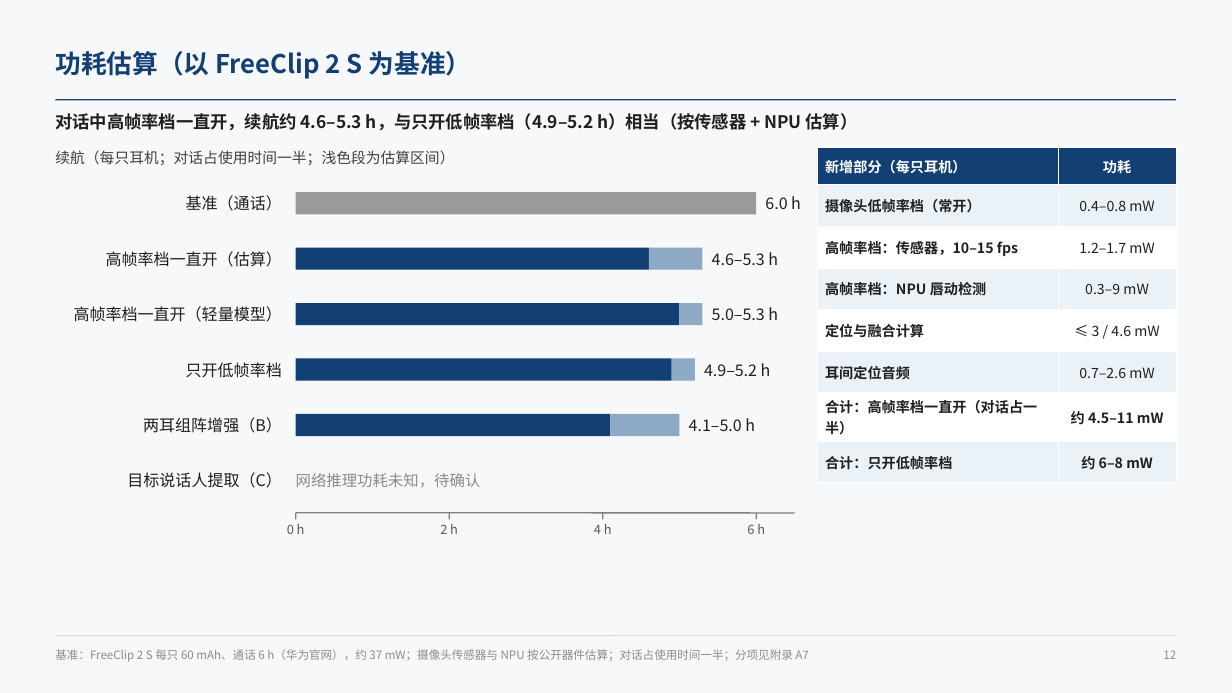
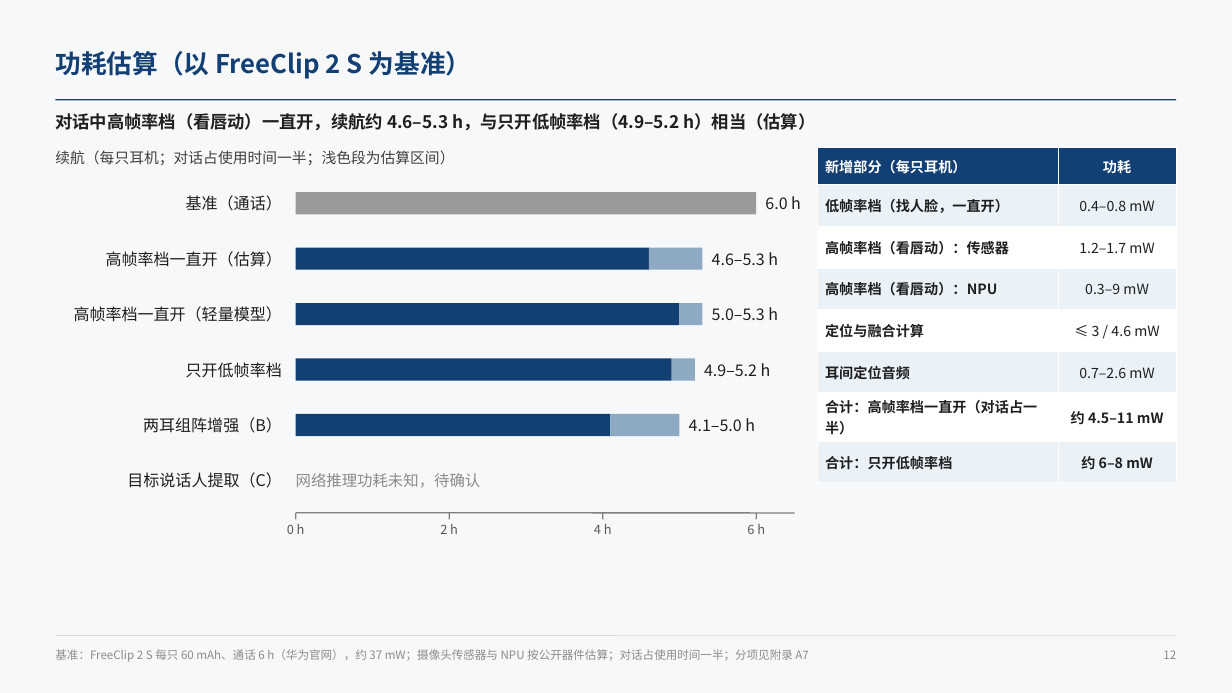
Before and after one commit to ZeroFoxxi/ssl-scene1, a slide deck: slide 12 of 02_耳机声源定位/耳机摄像头听觉辅助_整体设计方案.pptx. Drawn at 1232x693 pixels with LibreOffice and Linux fonts; fonts in the diff are those of the drawing. Boxes give left, top, right and bottom in pixels: in the first picture for what was removed or moved away, otherwise in the second. Text is boxed around its words. In the diff, an @@ line names an element or a change of style, - is before the commit and + after.

```diff
--- a/02_耳机声源定位/耳机摄像头听觉辅助_整体设计方案.pptx
+++ b/02_耳机声源定位/耳机摄像头听觉辅助_整体设计方案.pptx
@@ text at bbox=[55, 113, 816, 131]: text changed @@
-对话中高帧率档一直开，续航约 4.6–5.3 h，与只开低帧率档（4.9–5.2 h）相当（按传感器 + NPU 估算）
+对话中高帧率档（看唇动）一直开，续航约 4.6–5.3 h，与只开低帧率档（4.9–5.2 h）相当（估算）
@@ table at bbox=[818, 148, 1177, 474] @@
-row 2, column 1: 摄像头低帧率档（常开）
+row 2, column 1: 低帧率档（找人脸，一直开）
-row 3, column 1: 高帧率档：传感器，10–15 fps
+row 3, column 1: 高帧率档（看唇动）：传感器
-row 4, column 1: 高帧率档：NPU 唇动检测
+row 4, column 1: 高帧率档（看唇动）：NPU
```
Also in this commit, not shown: 5 other slides changed, 3 other files.
